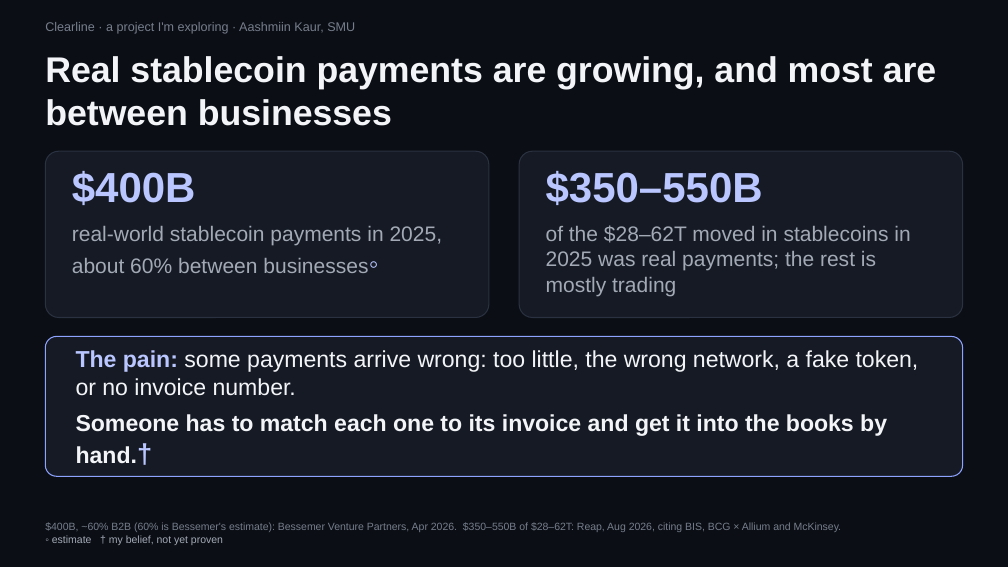
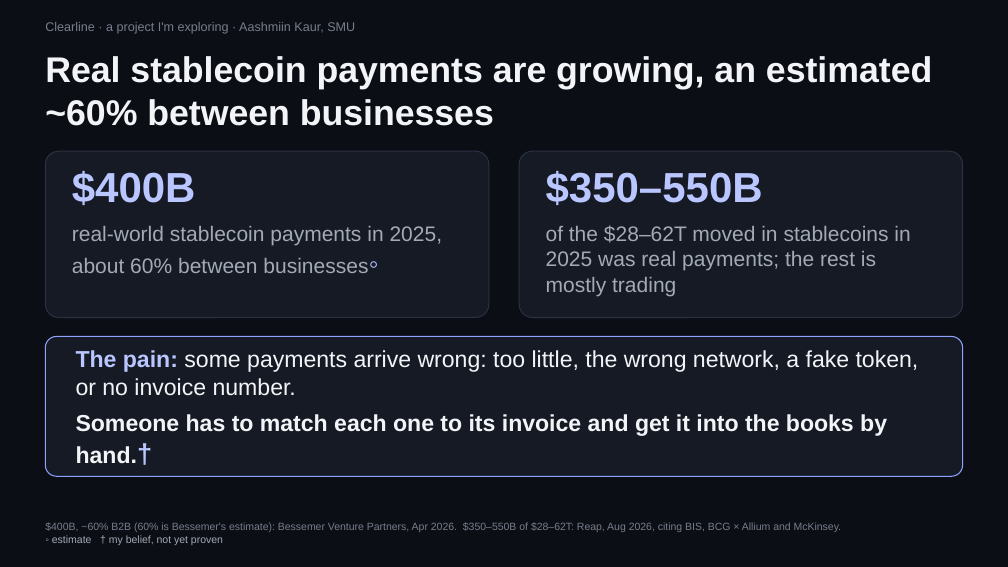
Before and after one commit to trysarathy/investigation-desk, a slide deck: slide 1 of pitch/Clearline_Mentor_Brief_6.pptx. Drawn at 1008x567 pixels with LibreOffice and Linux fonts; fonts in the diff are those of the drawing. Boxes give left, top, right and bottom in pixels: in the first picture for what was removed or moved away, otherwise in the second. Text is boxed around its words. In the diff, an @@ line names an element or a change of style, - is before the commit and + after.

```diff
--- a/pitch/Clearline_Mentor_Brief_6.pptx
+++ b/pitch/Clearline_Mentor_Brief_6.pptx
@@ text at (x1=45, y1=56, x2=932, y2=126): text changed @@
-Real stablecoin payments are growing, and most are between businesses
+Real stablecoin payments are growing, an estimated ~60% between businesses
```
Also in this commit, not shown: 2 other slides changed, 7 other files.
